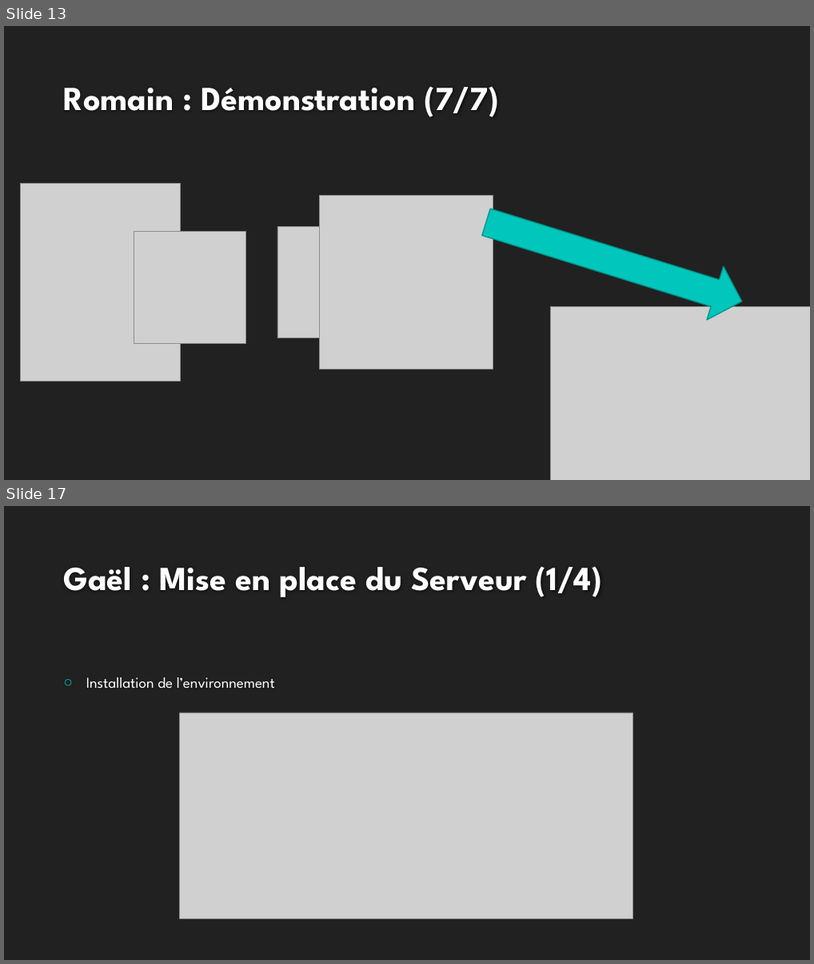
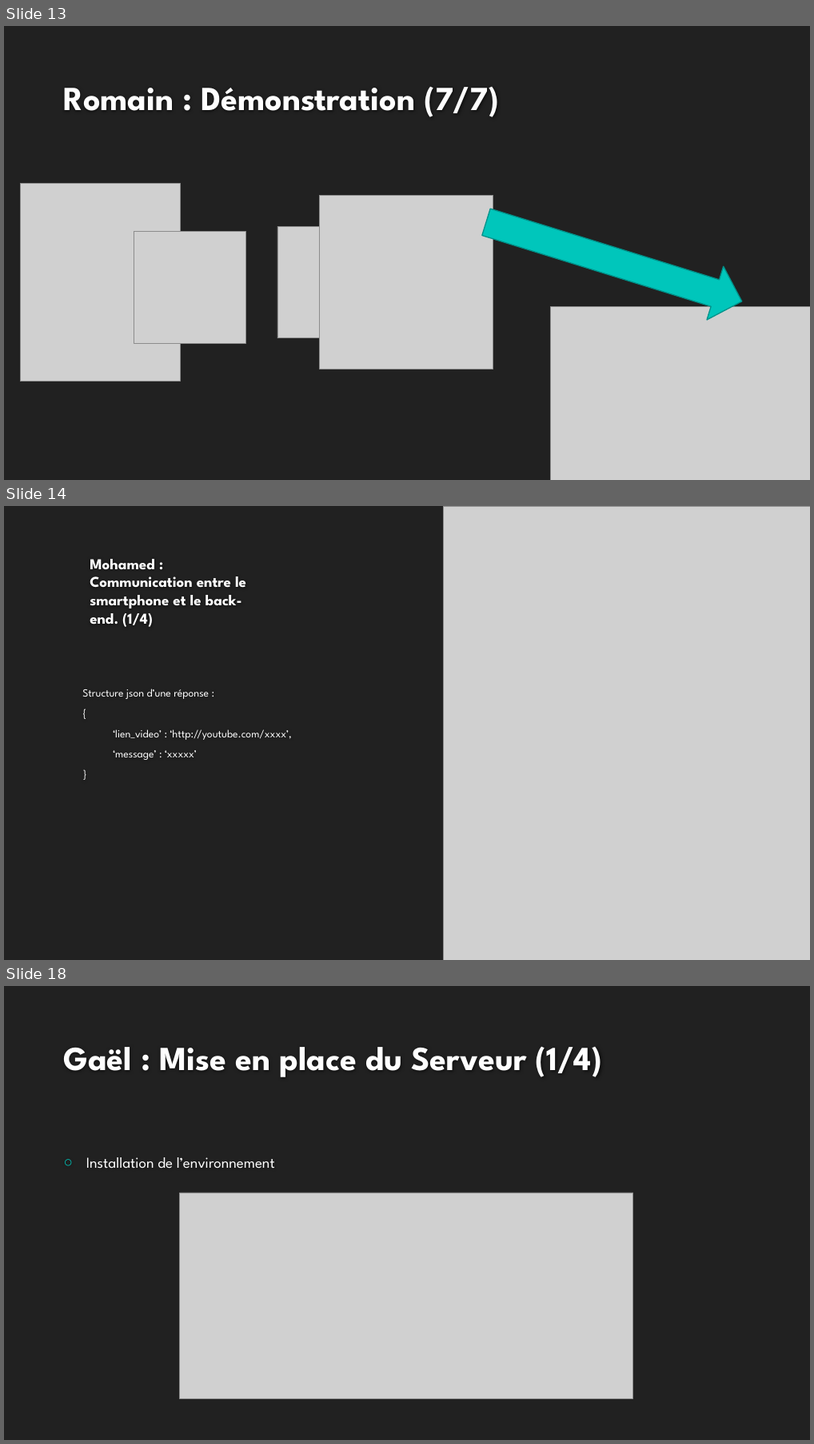
Before and after one commit to rlembo06/VR_tourism, a slide deck: annexes/slides-VR_Tourism.pptx. Shown one above the other, each under a label of ours: slides 13 and 17 before the commit, slides 13, 14 and 18 after it; the slides between them are not shown. The pictures are 814x964 and 814x1444 pixels, drawn with LibreOffice and Linux fonts; fonts in the diff are those of the drawing; grey boxes stand for pictures; background and template pictures are left out. Boxes give left, top, right and bottom in pixels: in the first picture for what was removed or moved away, otherwise in the second. Text is boxed around its words. In the diff, an @@ line names an element or a change of style, - is before the commit and + after.

Commit message:
Ajout slide mohamed

```diff
--- a/annexes/slides-VR_Tourism.pptx
+++ b/annexes/slides-VR_Tourism.pptx
@@ slide 14 added at bbox=[4, 506, 810, 960], background #212121 @@
@@ picture added at bbox=[444, 507, 810, 960] @@
@@ title added at bbox=[90, 559, 246, 627], 18 pt, text #FFFFFF, bold @@
+Mohamed : Communication entre le smartphone et le back-end. (1/4)
@@ text added at bbox=[82, 688, 292, 760], 12.9 pt, text #FFFFFF @@
+Structure json d’une réponse :
+{
+‘lien_video’ : ‘http://youtube.com/xxxx’,
+‘message’ : ‘xxxxx’
+}
@@ what was slide 17 is now slide 18 @@
```
Also in this commit, not shown: 3 slides changed, 1 other file.
